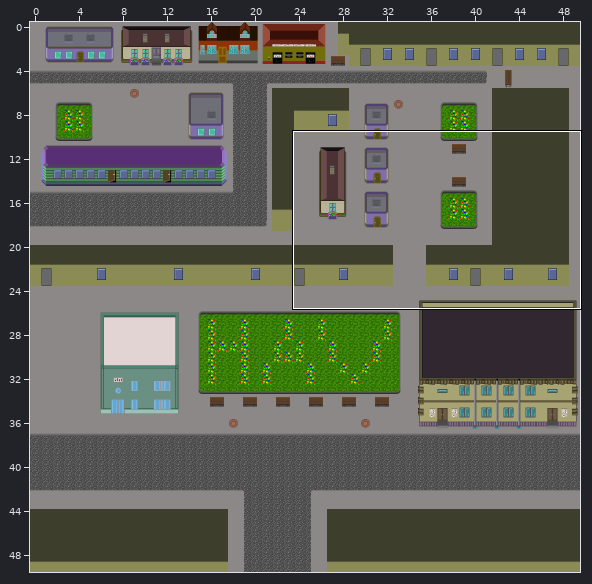
Tiled map, stored at Havoiskateli/content/levels/city_day/debug_level.tmx. Above: a wide view before the commit, with the close-up outlined.
Close-up. Before:
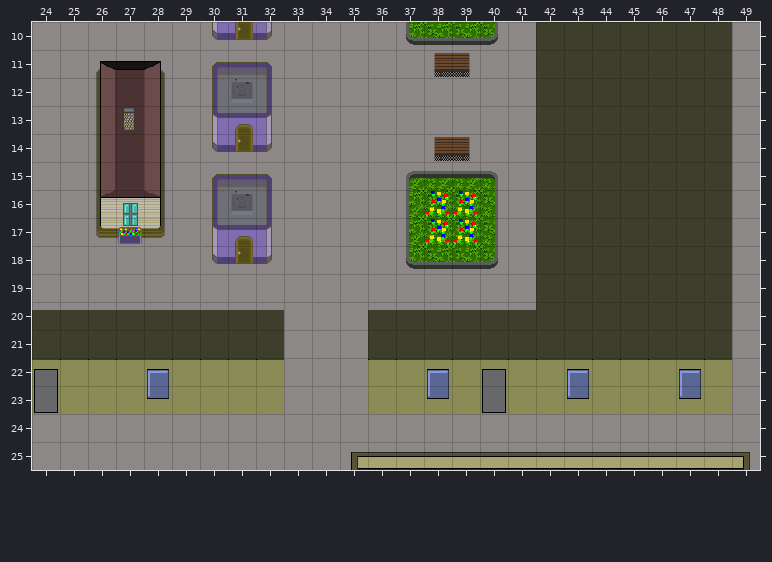
Cells are 32x32 px. Shown: x 24..49, y 10..25. The commit also changed other parts of the map, which this record leaves out.
New version:
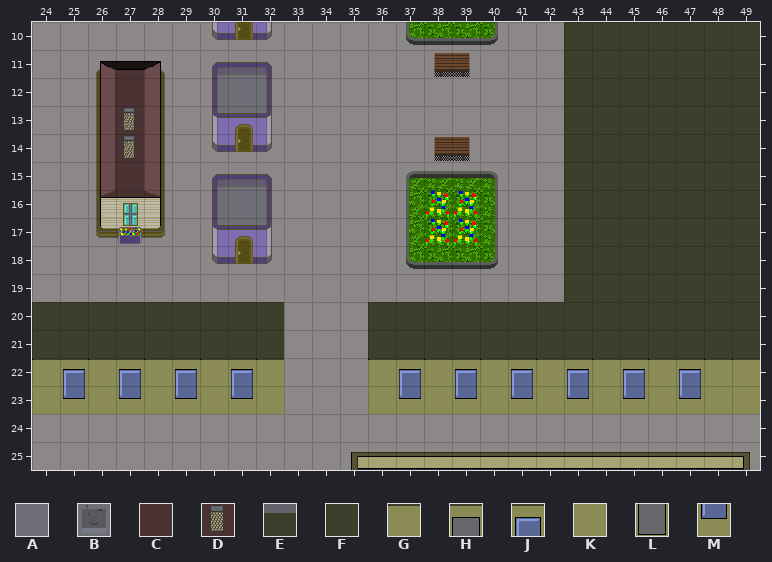
Key: from "city_day_houses_small": A 5, B 6, C 21, D 22, E 80, F 85, G 88, H 89, J 90, K 92, L 93, M 94.
_ is an empty cell.
Edits made:
Layer "big_objects":
Tile B gives way to tile A in row 12 at x 31; in row 16 at x 31.
Tile C gives way to tile D in row 14 at x 27.
Tile E gives way to tile F in row 20 at x 24 to 32 and 36 to 41.
The edit adds tile F in rows 10 to 21 at x 49.
Tile H gives way to tile G in row 22 at x 24 and 40.
Tile J gives way to tile G in row 22 at x 28 and 38.
The edit adds tile G in row 22 at x 49.
Tile G gives way to tile J in row 22 at x 25, 27, 29, 31, 37, 39, 41 and 45.
Tile L gives way to tile K in row 23 at x 24 and 40.
Tile M gives way to tile K in row 23 at x 28 and 38.
The edit adds tile K in row 23 at x 49.
Tile K gives way to tile M in row 23 at x 25, 27, 29, 31, 37, 39, 41 and 45.
The edit erases tile F in rows 10 to 19 at x 42.
